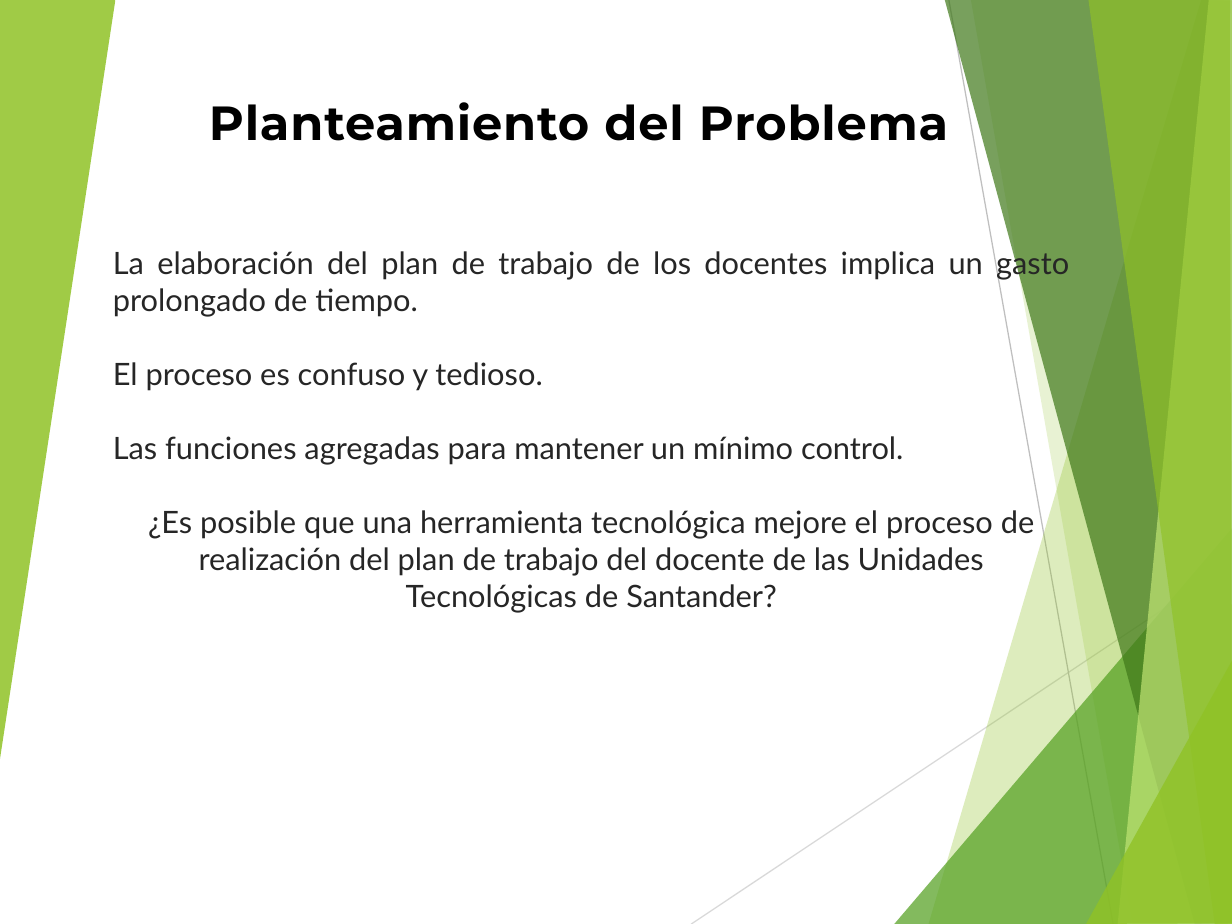
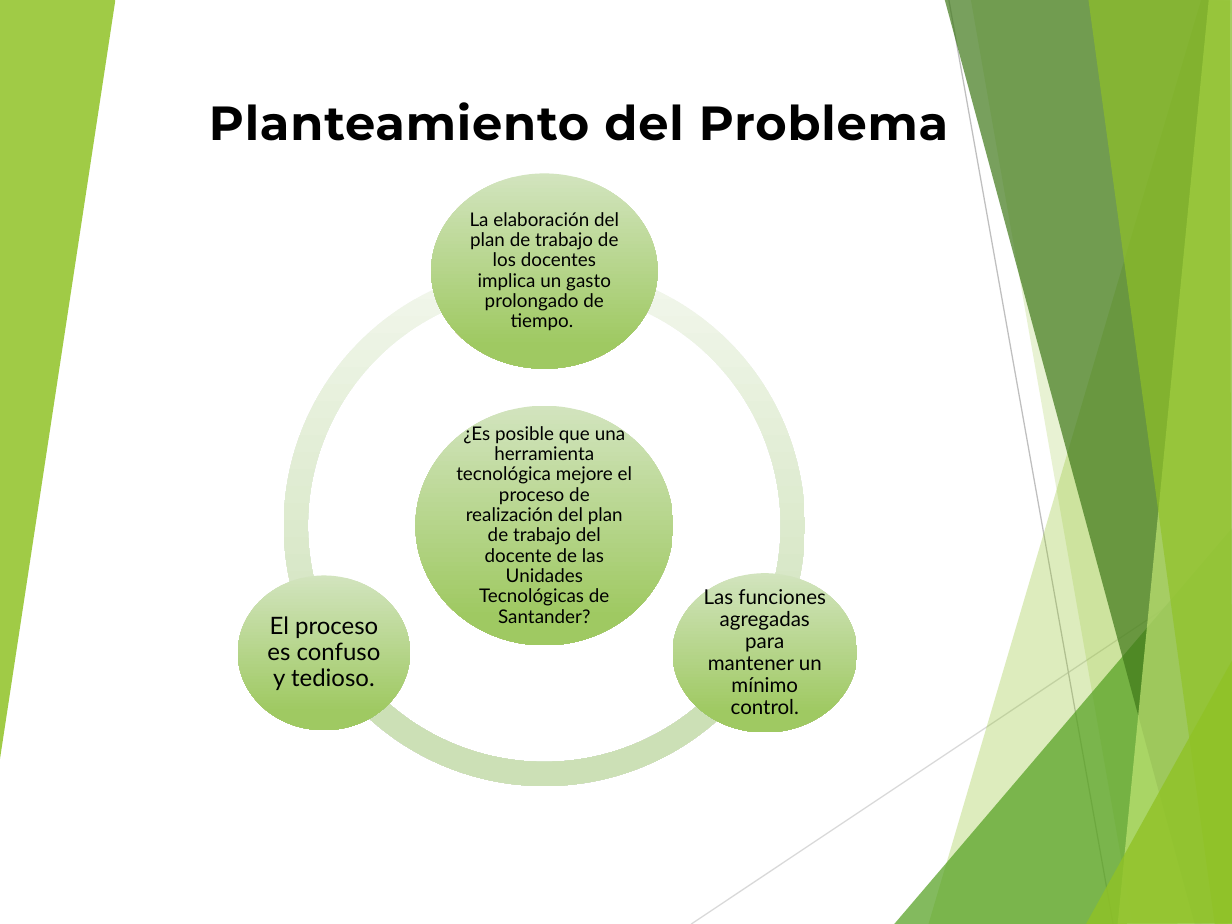
Before and after one commit to andy645jh/ProyectoGrado, a slide deck: slide 2 of extras/docs/rdc_presentacion.pptx. Drawn at 1232x924 pixels with LibreOffice and Linux fonts; fonts in the diff are those of the drawing. Boxes give left, top, right and bottom in pixels: in the first picture for what was removed or moved away, otherwise in the second. Text is boxed around its words. In the diff, an @@ line names an element or a change of style, - is before the commit and + after.

```diff
--- a/extras/docs/rdc_presentacion.pptx
+++ b/extras/docs/rdc_presentacion.pptx
@@ text at <box>113,247,1069,465</box>: paragraphs removed @@
-La elaboración del plan de trabajo de los docentes implica un gasto prolongado de tiempo.
-El proceso es confuso y tedioso.
-Las funciones agregadas para mantener un mínimo control.
@@ text "¿Es posible que una herramienta ...": place and size @@
-text "¿Es posible que una herramienta ..." at <box>113,247,1069,613</box>
+text "¿Es posible que una herramienta ..." at <box>456,426,632,623</box>
@@ text "¿Es posible que una herramienta ..." at <box>456,426,632,623</box>: size 18 to 11 pt, text colour #262626 to #000000; line spacing 1 to 0.9; more space between paragraphs; vertical alignment top to middle @@
@@ group added at <box>238,174,857,786</box>: 4 ellipses, 3 arch (boxed as its full ring)s, 3 texts @@
+La elaboración del plan de trabajo de los docentes implica un gasto prolongado de tiempo.
+Las funciones agregadas para mantener un mínimo control.
+El proceso es confuso y tedioso.
```
Also in this commit, not shown: 1 other slide changed.
